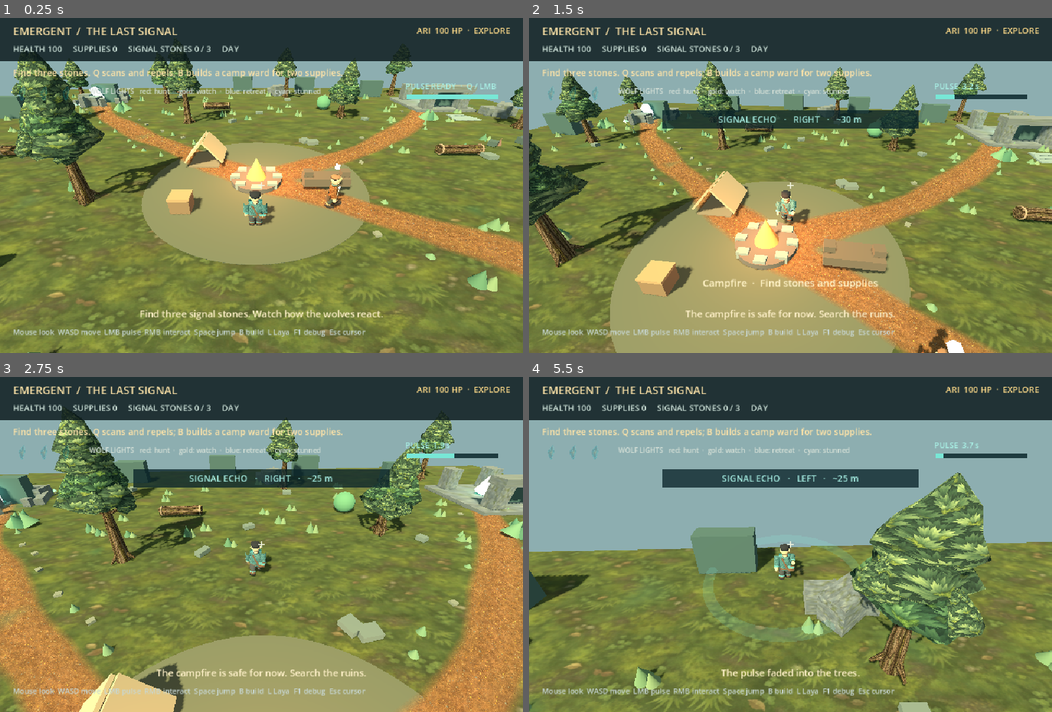
Above: before the commit, frames 1-4 (two rows, left to right).
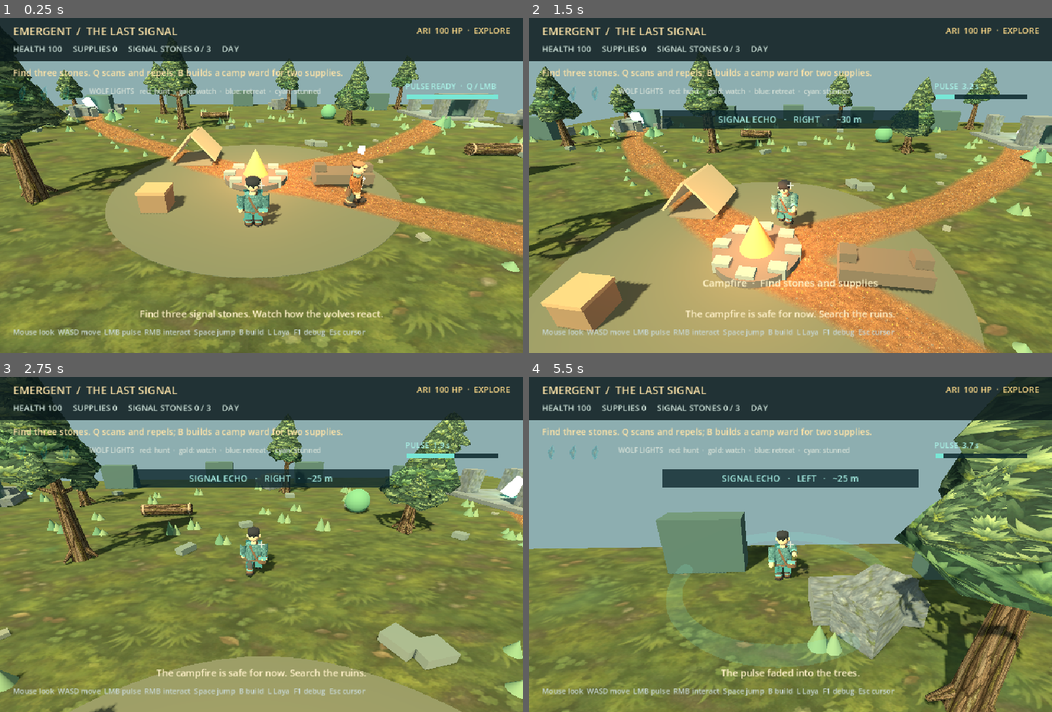
Above: after the commit, the same moments.

Repository: Morainet/Emergent
Game: Godot game, scene res://scenes/forest3d.tscn
Same seed, same stepped clock (60 frames per second), same inputs: the game is played once before the commit and once after it.
Inputs (mouse positions are in pixels of both pictures, inside the frame that each line leads up to):
- Up to frame 1 (0.25 s): no input
- Up to frame 2 (1.5 s): tap Enter at 0.5 s; move the mouse to (816, 185) at 0.52 s; hold R 0.53-1.28 s; hold W from 0.53 s (still down); click (816, 185) at 0.67 s; tap Space at 0.77, 1.07 s; move the mouse to (764, 185) at 1.27 s; tap E at 1.35 s; click (764, 185) at 1.42 s
- Up to frame 3 (2.75 s): keep holding W; tap Space at 1.52, 1.82 s; move the mouse to (271, 537) at 2.02 s; tap Q at 2.1 s; click (271, 537) at 2.17 s
- Up to frame 4 (5.5 s): keep holding W; move the mouse to (785, 551) at 2.77 s; tap B at 2.85 s; click (785, 551) at 2.92 s; tap Space at 3.02, 3.32, 3.77, 4.07, 4.52, 4.82 s; move the mouse to (827, 547) at 3.52 s; tap L at 3.6 s; click (827, 547) at 3.67 s; move the mouse to (748, 541) at 4.27 s; tap R at 4.35 s; click (748, 541) at 4.42 s; move the mouse to (795, 544) at 5.02 s; tap E at 5.1 s; click (795, 544) at 5.17 s

The runs differ from the first frame. In frame 1, 38% of the frame differs, in the area x 0-100%, y 2-100%; in frame 2, 41%, in the area x 0-100%, y 11-100%; in frame 3, 40%; in frame 4, 33%.

Commit message:
Frame characters closer and refine silhouettes

Diff:
--- a/scripts/explorer_avatar.gd
+++ b/scripts/explorer_avatar.gd
@@ -116,6 +116,8 @@
 		_ellipsoid(self, "CoatButton", Vector3(side * 0.175, -0.16, -0.225), Vector3(0.014, 0.014, 0.008), LEATHER)
 	_loft(self, "WaistBelt", [Vector4(-0.28, 0.315, 0.208, 0.0), Vector4(-0.34, 0.315, 0.208, 0.0)], LEATHER)
 	_ellipsoid(self, "Buckle", Vector3(0.0, -0.31, -0.213), Vector3(0.05, 0.035, 0.018), Color("c7a86c"))
+	for side in [-1.0, 1.0]:
+		_polygon(self, "SplitCoatTail", [Vector3(side * 0.02, -0.34, 0.199), Vector3(side * 0.28, -0.34, 0.185), Vector3(side * 0.31, -0.59, 0.224), Vector3(side * 0.035, -0.57, 0.225)], coat)
 
 	left_arm = _pivot("LeftArm", Vector3(-0.36, 0.285, 0.0))
 	right_arm = _pivot("RightArm", Vector3(0.36, 0.285, 0.0))
@@ -149,6 +151,8 @@
 		_ellipsoid(head_geometry, "HairTop", Vector3(0.0, 0.84, 0.0), Vector3(0.24, 0.12, 0.205), HAIR)
 		for tuft in [Vector3(-0.15, 0.785, -0.16), Vector3(-0.02, 0.81, -0.18), Vector3(0.13, 0.78, -0.16)]:
 			_ellipsoid(head_geometry, "HairTuft", tuft, Vector3(0.095, 0.08, 0.09), HAIR)
+		for x in [-0.14, 0.0, 0.14]:
+			_polygon(head_geometry, "HairLock", [Vector3(x - 0.07, 0.80, 0.245), Vector3(x + 0.07, 0.80, 0.245), Vector3(x + 0.025, 0.60 + absf(x) * 0.28, 0.218)], Color("24282a"))
 
 	var front_strap := _loft(self, "FrontStrap", [Vector4(-0.32, 0.042, 0.022, -0.238), Vector4(0.34, 0.042, 0.022, -0.200)], LEATHER)
 	front_strap.rotation.z = -0.43
--- a/scripts/forest3d.gd
+++ b/scripts/forest3d.gd
@@ -6,7 +6,7 @@
 const ARI_ACTIONS = ["hide", "gather", "explore", "defend", "return"]
 const MAP_EDGE = 29.0
 const MOUSE_SENSITIVITY = 0.003
-const CAMERA_DISTANCE = 10.5
+const CAMERA_DISTANCE = 7.8
 const PLAYER_SPEED = 7.0
 const FOREST_FLOOR_TEXTURE = preload("res://assets/textures/forest_floor.png")
 const RUIN_STONE_TEXTURE = preload("res://assets/textures/ruin_stone.png")
@@ -41,7 +41,7 @@
 var pulse_ring_material: StandardMaterial3D
 var camera: Camera3D
 var camera_yaw := 0.0
-var camera_pitch := 0.53
+var camera_pitch := 0.42
 var camera_distance := CAMERA_DISTANCE
 var camera_focus := Vector3.ZERO
 var camera_collision_shape: SphereShape3D
@@ -261,7 +261,7 @@
 	camera.current = true
 	camera.position = Vector3(0.0, 7.0, 12.0)
 	add_child(camera)
-	camera_focus = player.global_position + Vector3(0.0, 1.15, 0.0)
+	camera_focus = player.global_position + Vector3(0.0, 0.55, 0.0)
 	camera_collision_shape = SphereShape3D.new()
 	camera_collision_shape.radius = 0.32
 	camera.look_at(camera_focus)
@@ -900,7 +900,7 @@
 
 func _update_camera(delta: float) -> void:
 	var right := Vector3(cos(camera_yaw), 0.0, -sin(camera_yaw))
-	var target_focus := player.global_position + Vector3(0.0, 1.15, 0.0) + right * 0.28
+	var target_focus := player.global_position + Vector3(0.0, 0.55, 0.0) + right * 0.28
 	camera_focus = camera_focus.lerp(target_focus, 1.0 - exp(-delta * 12.0))
 	var offset := Vector3(sin(camera_yaw) * cos(camera_pitch), sin(camera_pitch), cos(camera_yaw) * cos(camera_pitch)) * camera_distance
 	var desired := _camera_collision_position(camera_focus, camera_focus + offset)
--- a/tests/smoke.gd
+++ b/tests/smoke.gd
@@ -11,6 +11,8 @@
 	game.set_physics_process(false)
 	await physics_frame
 	var player: CharacterBody3D = game.get("player")
+	assert(is_equal_approx(game.get("camera_distance"), 7.8), "Default camera should frame the explorer close enough to read")
+	assert(is_equal_approx(game.get("camera_pitch"), 0.42), "Default camera should not look down too steeply")
 	var ari: CharacterBody3D = game.get("ari")
 	assert(ari.name == "Ari" and ari.get_node("AriAvatar") != null, "Ari should spawn beside the camp")
 	assert(game.call("_local_ari_decision") == "explore", "Healthy Ari should guide exploration")
@@ -37,6 +39,7 @@
 		assert((arrays[Mesh.ARRAY_NORMAL] as PackedVector3Array)[0].x > 0.0, "%s should face outwards" % mesh_path)
 	assert(ari.get_node("AriAvatar/HeadPivot/HeadGeometry/CapCrown") != null and ari.get_node("AriAvatar/HeadPivot/HeadGeometry/Scarf") != null, "Ari should have a distinct ranger silhouette")
 	assert(avatar.get_node("HeadPivot/HeadGeometry/HairTuft") != null and avatar.get_node("SignalPendant") != null, "Explorer hair and signal pendant should be modelled")
+	assert(avatar.get_node("SplitCoatTail") != null and avatar.get_node("HeadPivot/HeadGeometry/HairLock") != null, "Third-person silhouette should have coat tails and layered hair")
 	assert(avatar.get_node("SignalPendant").scale.y < 0.1, "Signal pendant should keep its small modelled size after movement")
 	avatar.call("animate", 0.0, 0.0, 1.0)
 	assert(avatar.get_node("SignalPendant").scale.y < 0.16, "Pulse must enlarge the pendant only relative to its original size")
@@ -180,9 +183,10 @@
 	assert(game.call("_camera_collision_position", Vector3(0.0, 2.0, 0.0), camera_clear_end).distance_to(camera_clear_end) < 0.01, "Clear camera paths should keep their full distance")
 	var motion := InputEventMouseMotion.new()
 	motion.relative = Vector2(100.0, -50.0)
+	var pitch_before_mouse: float = game.get("camera_pitch")
 	game.call("_unhandled_input", motion)
 	assert(game.get("camera_yaw") < -0.2, "Mouse movement should rotate the camera")
-	assert(game.get("camera_pitch") > 0.6, "Mouse movement should tilt the camera")
+	assert(game.get("camera_pitch") > pitch_before_mouse + 0.1, "Mouse movement should tilt the camera")
 	var wheel := InputEventMouseButton.new()
 	wheel.button_index = MOUSE_BUTTON_WHEEL_UP
 	wheel.pressed = true
Binary file changed: assets/models/ari_lowpoly.glb
Binary file changed: assets/models/explorer_lowpoly.glb
Not shown, changed: README.md
